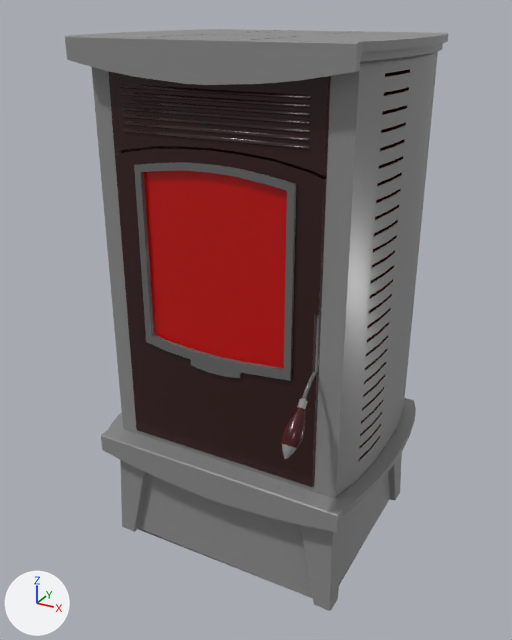
Before and after pictures for a commit that changed the glTF model docs/models/stove/stove.glb.
Camera for both pictures: a camera (50 mm lens) standing at (0.725, -1.323, 0.643) and looking at (0.001, -0.007, -0.015). The lights are fixed; the arrows at lower left show +X, +Y and +Z.

Script lines for the objects in view, before the commit:
```python
mat_material__57 = principled_material('Material #57')
mat_material__57.base_color = (0.549, 0.0, 0.0)  # red #c40000
mat_material__57.roughness = 0.24
mat_material__61 = principled_material('Material #61')
mat_material__61.base_color = (0.255, 0.255, 0.255)  # grey #8a8a8a
mat_material__61.roughness = 0.305
me_fusion_pellet_stove = bpy.data.meshes.new('fusion pellet stove')
me_fusion_pellet_stove.from_pydata(...)  # 2476 vertices, 4924 faces; spans x -0.346..0.346, y -0.306..0.306, z -0.595..0.595
# faces by material slot: [2820, 316, 12, 1062, 282, 432]
me_fusion_pellet_stove.materials.append(mat_material__61)  # grey #8a8a8a
me_fusion_pellet_stove.materials.append(mat_material__56)  # dark grey #686868
me_fusion_pellet_stove.materials.append(mat_material__57)  # red #c40000
me_fusion_pellet_stove.materials.append(mat_material__58)  # dark red #3d0000
me_fusion_pellet_stove.materials.append(mat_material__59)  # dark red #321616
me_fusion_pellet_stove.materials.append(mat_material__60)  # dark red #400000
ob_fusion_pellet_stove = bpy.data.objects.new('fusion pellet stove', me_fusion_pellet_stove)
ob_fusion_pellet_stove.location = (0.0, 0.0, 0.0)
```
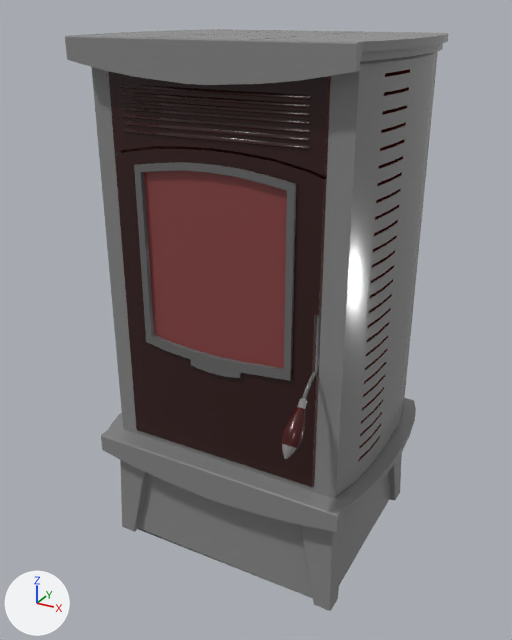
Scene script edits in JSON lines:
```json
{"op": "set", "path": "mat_material__61.roughness", "old": "0.305", "new": "0.166"}
{"op": "set", "path": "mat_material__57.base_color", "old": "(0.549, 0.0, 0.0)", "new": "(0.243, 0.0549, 0.0549)", "note": "red #c40000 -> brown #874242"}
```

Where the change shows, as pixel boxes [x1, y1, x2, y2] in the pictures (512 x 640 px):
```json
{"object": "fusion pellet stove", "change": "surface changed, recoloured", "before": [136, 49, 440, 518], "after": [136, 49, 440, 518], "on screen": "red to brown"}
```
